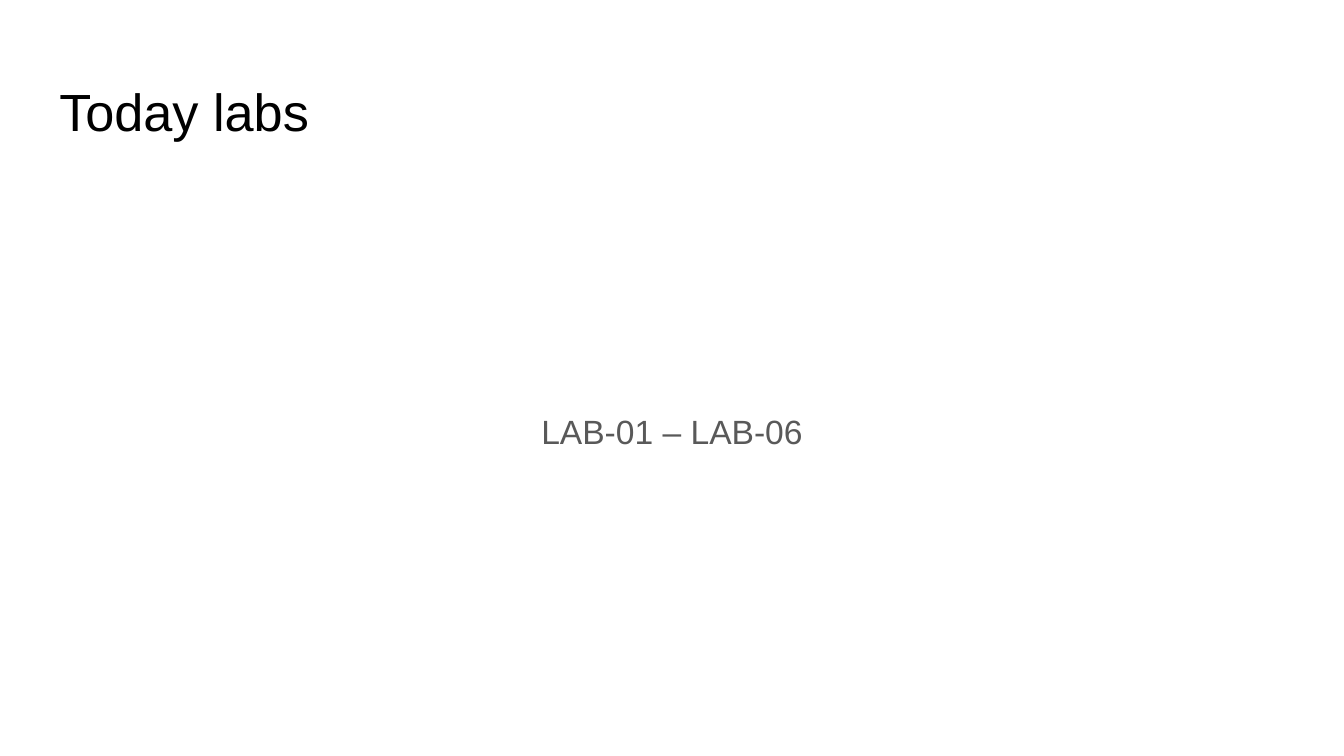
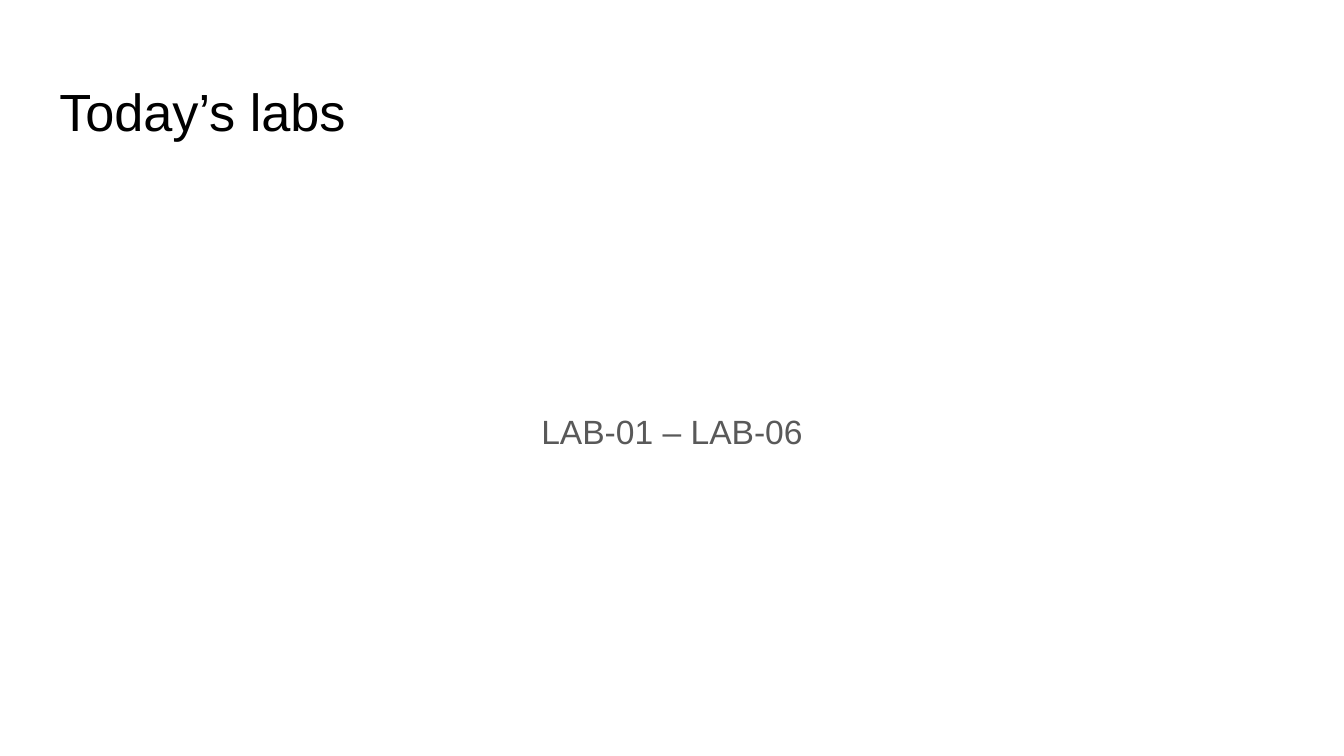
Before and after one commit to evgenyb/iac-meetup, a slide deck: slide 17 of workshops/04-implement-immutable-infrastructure-on-azure-with-pulumi-part-II/00 - Agenda.pptx. Drawn at 1344x756 pixels with LibreOffice and Linux fonts; fonts in the diff are those of the drawing. Boxes give left, top, right and bottom in pixels: in the first picture for what was removed or moved away, otherwise in the second. Text is boxed around its words. In the diff, an @@ line names an element or a change of style, - is before the commit and + after.

```diff
--- a/workshops/04-implement-immutable-infrastructure-on-azure-with-pulumi-part-II/00 - Agenda.pptx
+++ b/workshops/04-implement-immutable-infrastructure-on-azure-with-pulumi-part-II/00 - Agenda.pptx
@@ title at bbox=[59, 93, 346, 141]: text changed @@
-Today labs
+Today’s labs
```
Also in this commit, not shown: 2 other files.
